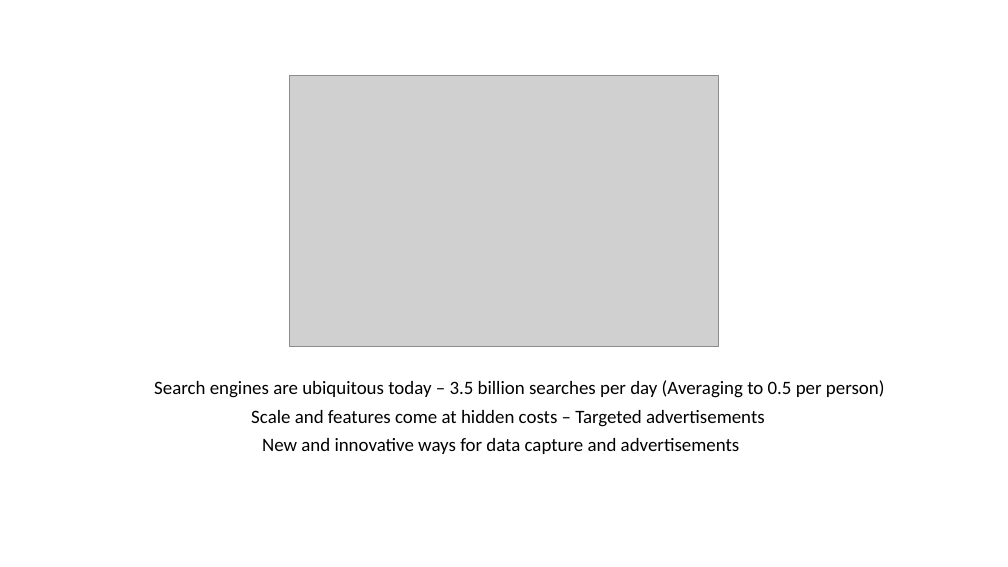
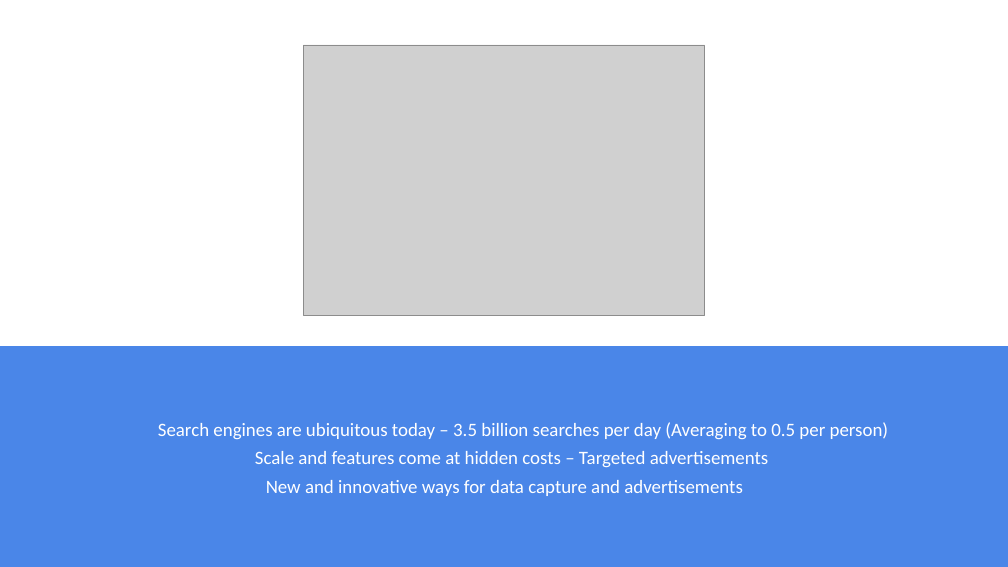
Before and after one commit to JayLohokare/who-am-I, a slide deck: slide 2 of Who am I.pptx. Drawn at 1008x567 pixels with LibreOffice and Linux fonts; fonts in the diff are those of the drawing; grey boxes stand for pictures. Boxes give left, top, right and bottom in pixels: in the first picture for what was removed or moved away, otherwise in the second. Text is boxed around its words. In the diff, an @@ line names an element or a change of style, - is before the commit and + after.

```diff
--- a/Who am I.pptx
+++ b/Who am I.pptx
@@ picture: place and size @@
-picture at <box>290,76,718,346</box>
+picture at <box>303,45,705,315</box>
@@ rectangle added at <box>0,346,1008,567</box>, fill #4A86E8 @@
@@ 3 texts: place and size @@
-3 texts at <box>154,380,885,454</box>
+3 texts at <box>158,422,889,496</box>
@@ text colour #000000 to #FFFFFF in 3 elements at <box>158,422,889,439</box>, <box>255,451,769,467</box>, <box>266,480,743,496</box> @@
```
Also in this commit, not shown: 19 other slides changed.
